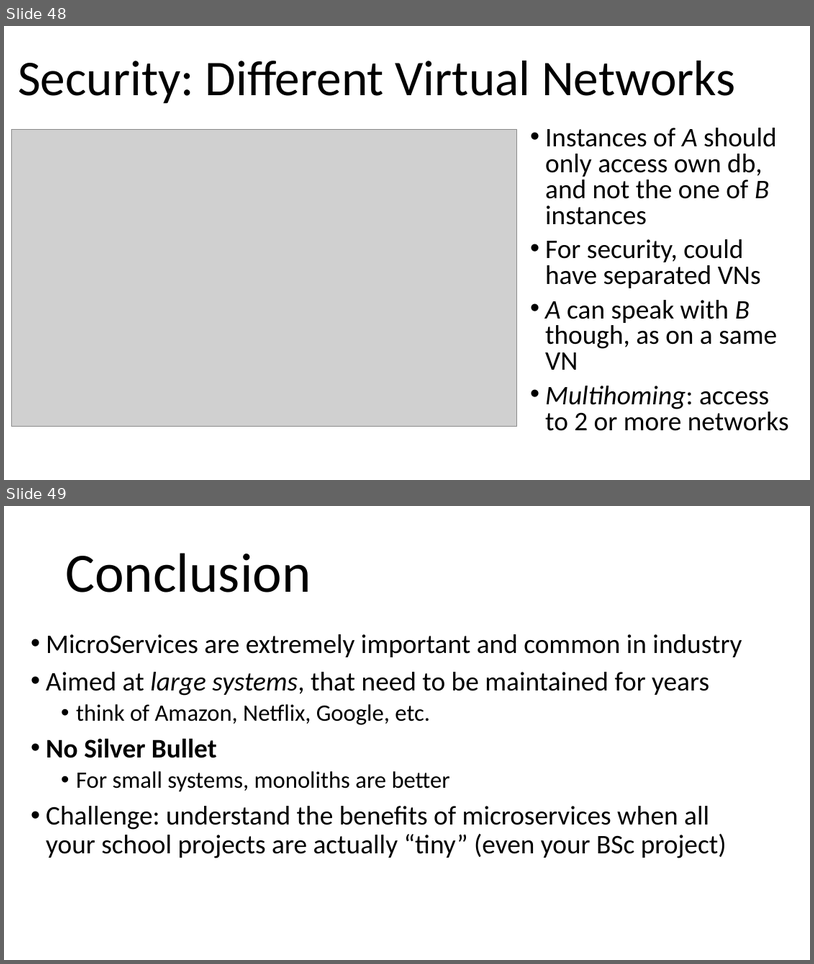
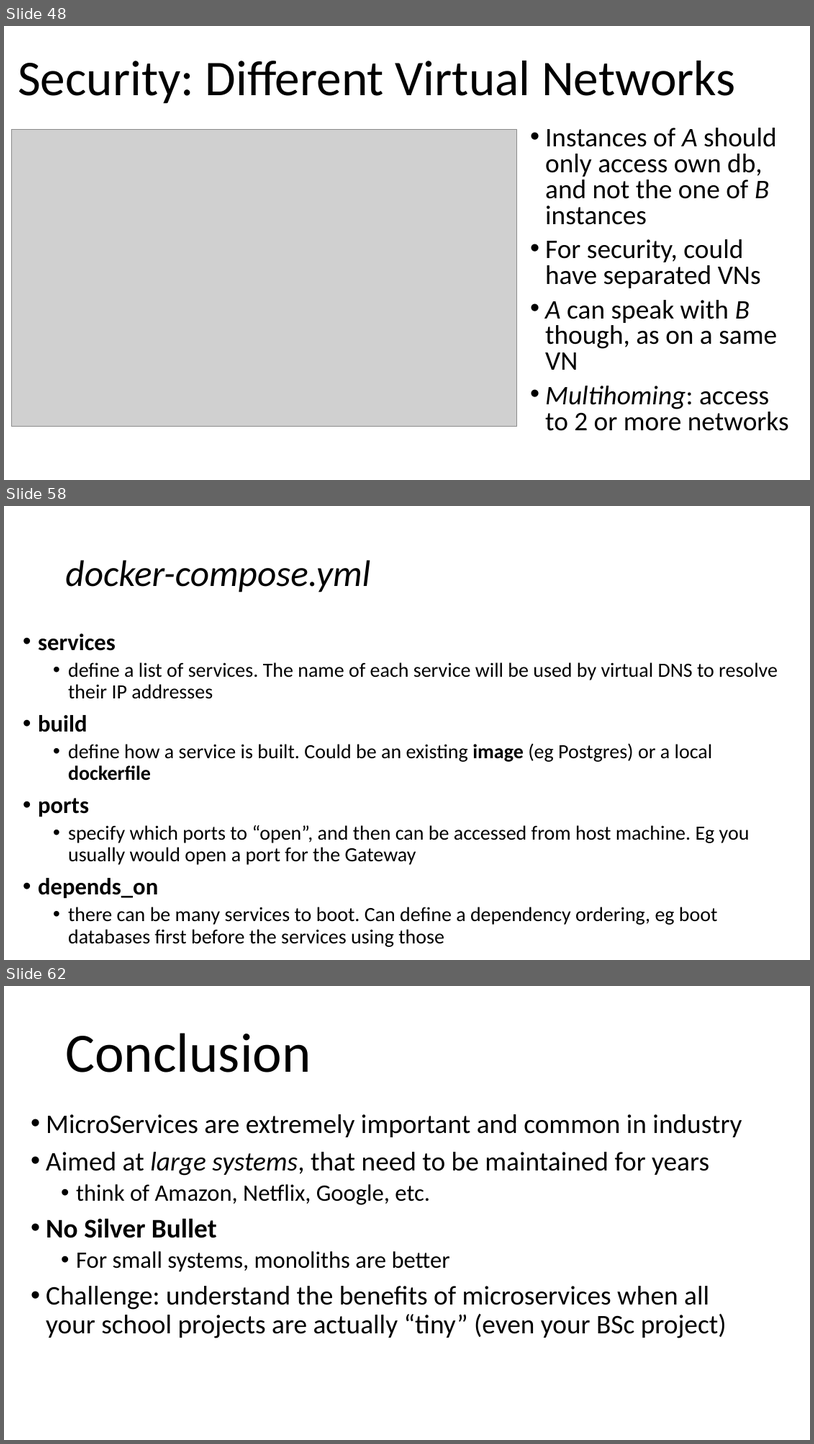
Before and after one commit to arcuri82/testing_security_development_enterprise_systems, a slide deck: doc/advanced/slides/lesson_08.pptx. Shown one above the other, each under a label of ours: slides 48 and 49 before the commit, slides 48, 58 and 62 after it; the slides between them are not shown. The pictures are 814x964 and 814x1444 pixels, drawn with LibreOffice and Linux fonts; fonts in the diff are those of the drawing; grey boxes stand for pictures. Boxes give left, top, right and bottom in pixels: in the first picture for what was removed or moved away, otherwise in the second. Text is boxed around its words. In the diff, an @@ line names an element or a change of style, - is before the commit and + after.

```diff
--- a/doc/advanced/slides/lesson_08.pptx
+++ b/doc/advanced/slides/lesson_08.pptx
@@ slide 58 added at (4, 506, 810, 960), background #FFFFFF @@
@@ title added at (65, 560, 370, 592), 44 pt, text #000000, italic @@
+docker-compose.yml
@@ text added at (38, 633, 778, 947), 24 pt, text #000000 @@
+• services
+  • define a list of services. The name of each service will be used by virtual DNS to resolve their IP addresses
+• build
+  • define how a service is built. Could be an existing image (eg Postgres) or a local dockerfile
+• ports
+  • specify which ports to “open”, and then can be accessed from host machine. Eg you usually would open a port for the Gateway
+• depends_on
+  • there can be many services to boot. Can define a dependency ordering, eg boot databases first before the services using those
@@ what was slide 49 is now slide 62 @@
```
Also in this commit, not shown: 1 slide changed, 13 other slides added, 1 slide removed, 1 other file.
